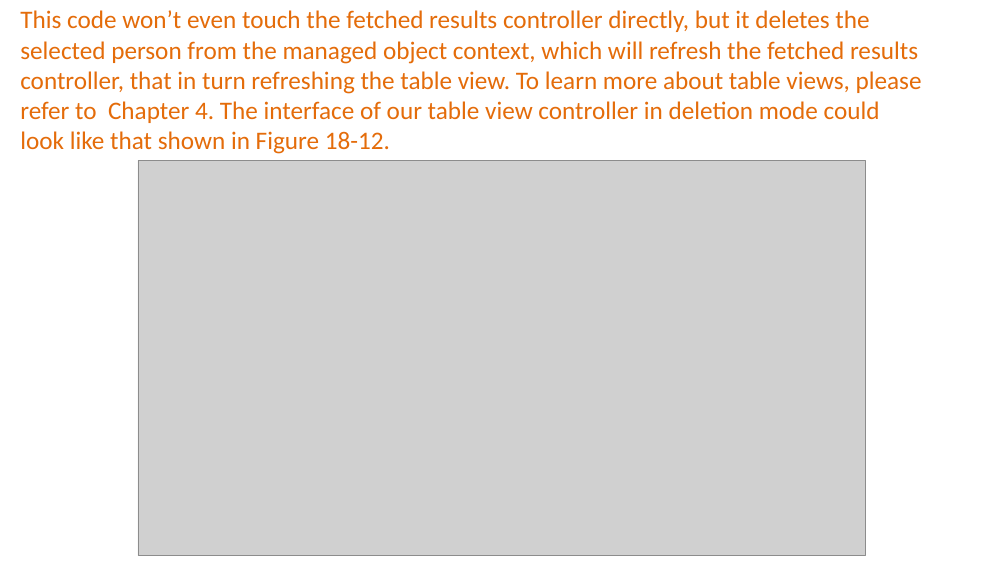
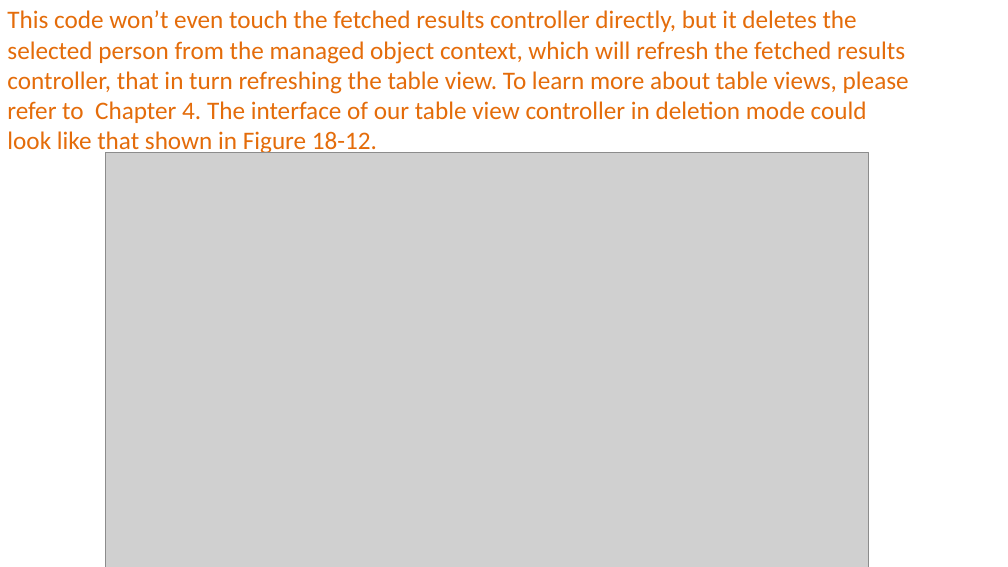
Before and after one commit to aminhngn/Course_Mobile_IOS, a slide deck: slide 49 of course/IOS_Module_03_core_data.pptx. Drawn at 1008x567 pixels with LibreOffice and Linux fonts; fonts in the diff are those of the drawing; grey boxes stand for pictures. Boxes give left, top, right and bottom in pixels: in the first picture for what was removed or moved away, otherwise in the second. Text is boxed around its words. In the diff, an @@ line names an element or a change of style, - is before the commit and + after.

```diff
--- a/course/IOS_Module_03_core_data.pptx
+++ b/course/IOS_Module_03_core_data.pptx
@@ text "This code won’t even touch ...": place and size @@
-text "This code won’t even touch ..." at <box>20,10,922,154</box>
+text "This code won’t even touch ..." at <box>7,10,909,156</box>
@@ picture: place and size @@
-picture at <box>138,160,865,556</box>
+picture at <box>106,152,869,567</box>
```
Also in this commit, not shown: 9 other slides changed, 4 slides added, 4 slides removed, 1 other file.
